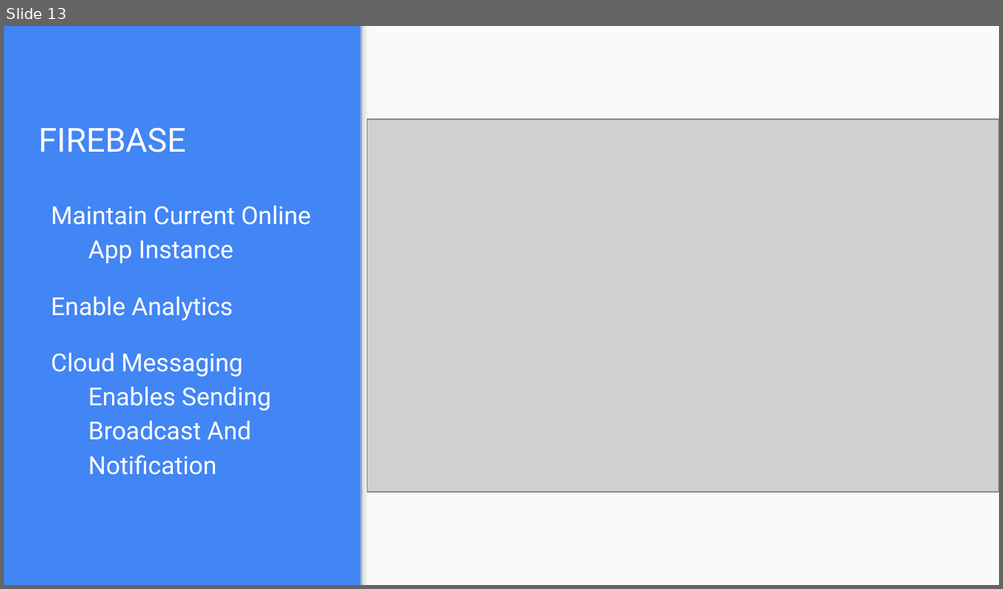
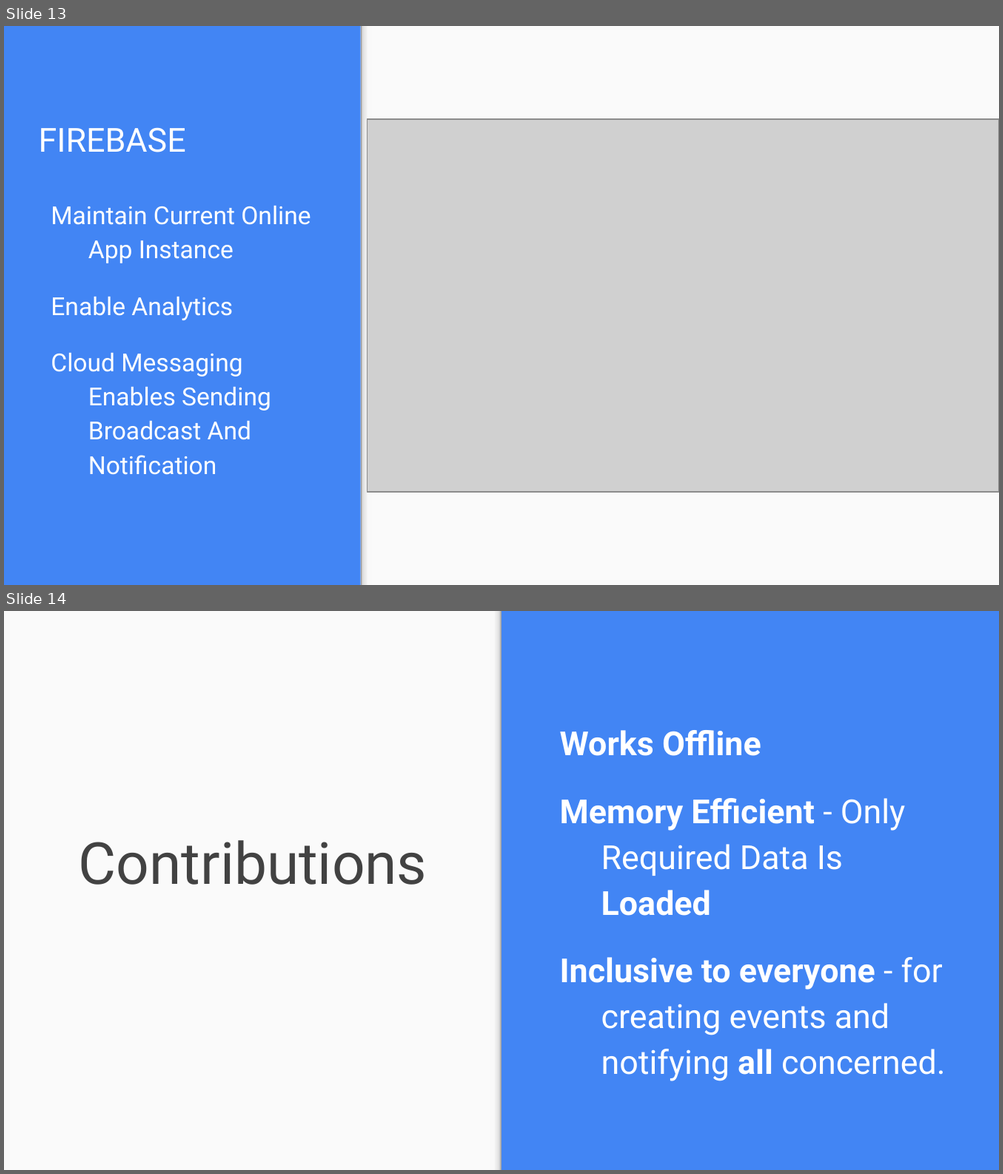
Before and after one commit to thenamangoyal/software-systems-lab, a slide deck: 8. End Semester Demo (25 April 2017)/EVENTSAPP.pptx. Shown one above the other, each under a label of ours: slide 13 before the commit, slides 13 and 14 after it. The pictures are 1003x589 and 1003x1174 pixels, drawn with LibreOffice and Linux fonts; fonts in the diff are those of the drawing; grey boxes stand for pictures. Boxes give left, top, right and bottom in pixels: in the first picture for what was removed or moved away, otherwise in the second. Text is boxed around its words. In the diff, an @@ line names an element or a change of style, - is before the commit and + after.

```diff
--- a/8. End Semester Demo (25 April 2017)/EVENTSAPP.pptx
+++ b/8. End Semester Demo (25 April 2017)/EVENTSAPP.pptx
@@ slide 14 added at (4, 611, 999, 1170), background #4285F4 @@
@@ rectangle added at (4, 611, 501, 1170), fill #FAFAFA @@
@@ rectangle added at (489, 611, 501, 1170), fill gradient #F9F9F9 to #DEDEDE to #999999 @@
@@ text added at (560, 730, 945, 1082), 24 pt, text #FFFFFF @@
+Works Offline
+Memory Efficient - Only Required Data Is Loaded
+Inclusive to everyone - for creating events and notifying all concerned.
@@ title added at (79, 840, 427, 885), 42 pt, text #424242 @@
+Contributions
```
Also in this commit, not shown: 1 slide changed, 1 slide removed.
